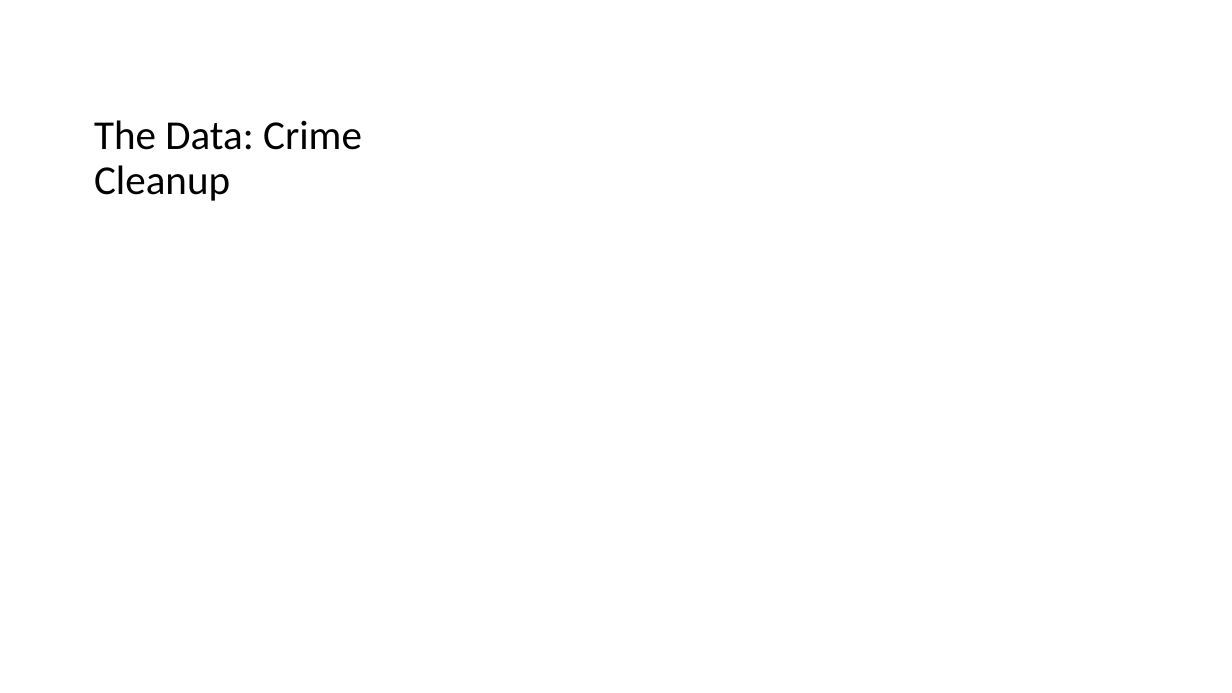
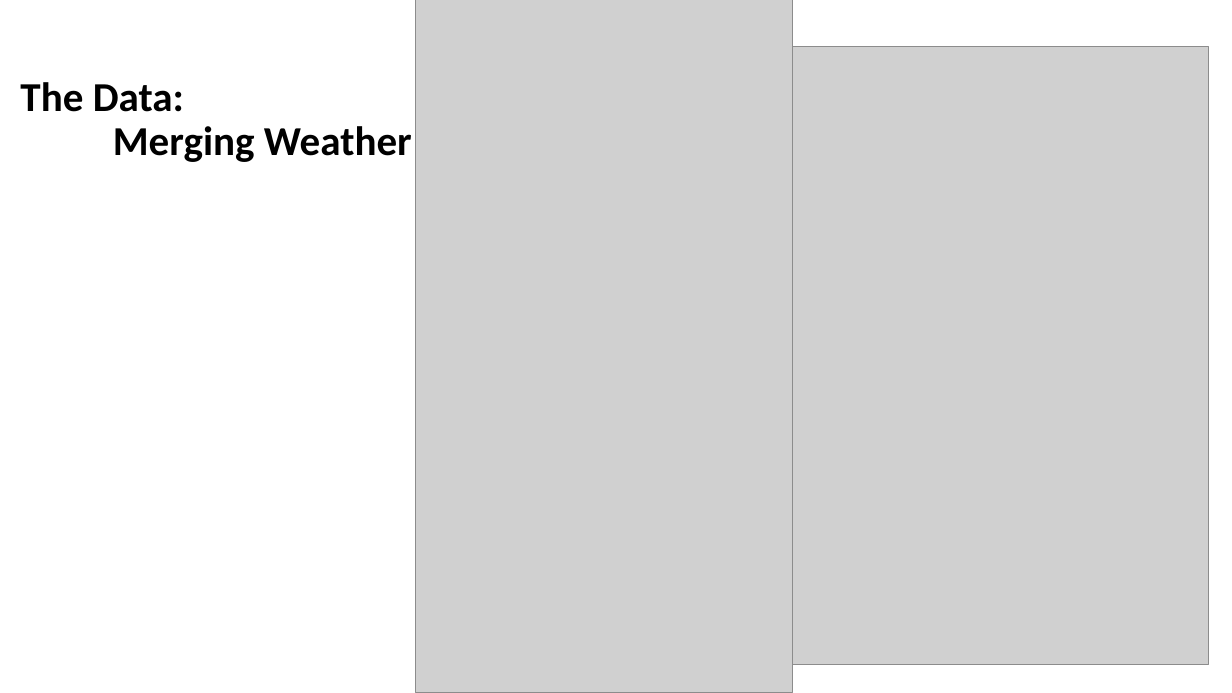
Before and after one commit to franciscohohn/Project_1, a slide deck: slide 7 of Weather_vs_Crime_john.pptx. Drawn at 1232x693 pixels with LibreOffice and Linux fonts; fonts in the diff are those of the drawing; grey boxes stand for pictures. Boxes give left, top, right and bottom in pixels: in the first picture for what was removed or moved away, otherwise in the second. Text is boxed around its words. In the diff, an @@ line names an element or a change of style, - is before the commit and + after.

```diff
--- a/Weather_vs_Crime_john.pptx
+++ b/Weather_vs_Crime_john.pptx
@@ picture added at (416,0,793,693) @@
@@ picture added at (446,46,1208,665) @@
@@ title at (20,82,412,162): text changed; bold on @@
-The Data: Crime Cleanup
+The Data:
+Merging Weather
```
Also in this commit, not shown: 2 other slides changed, 19 other files.
